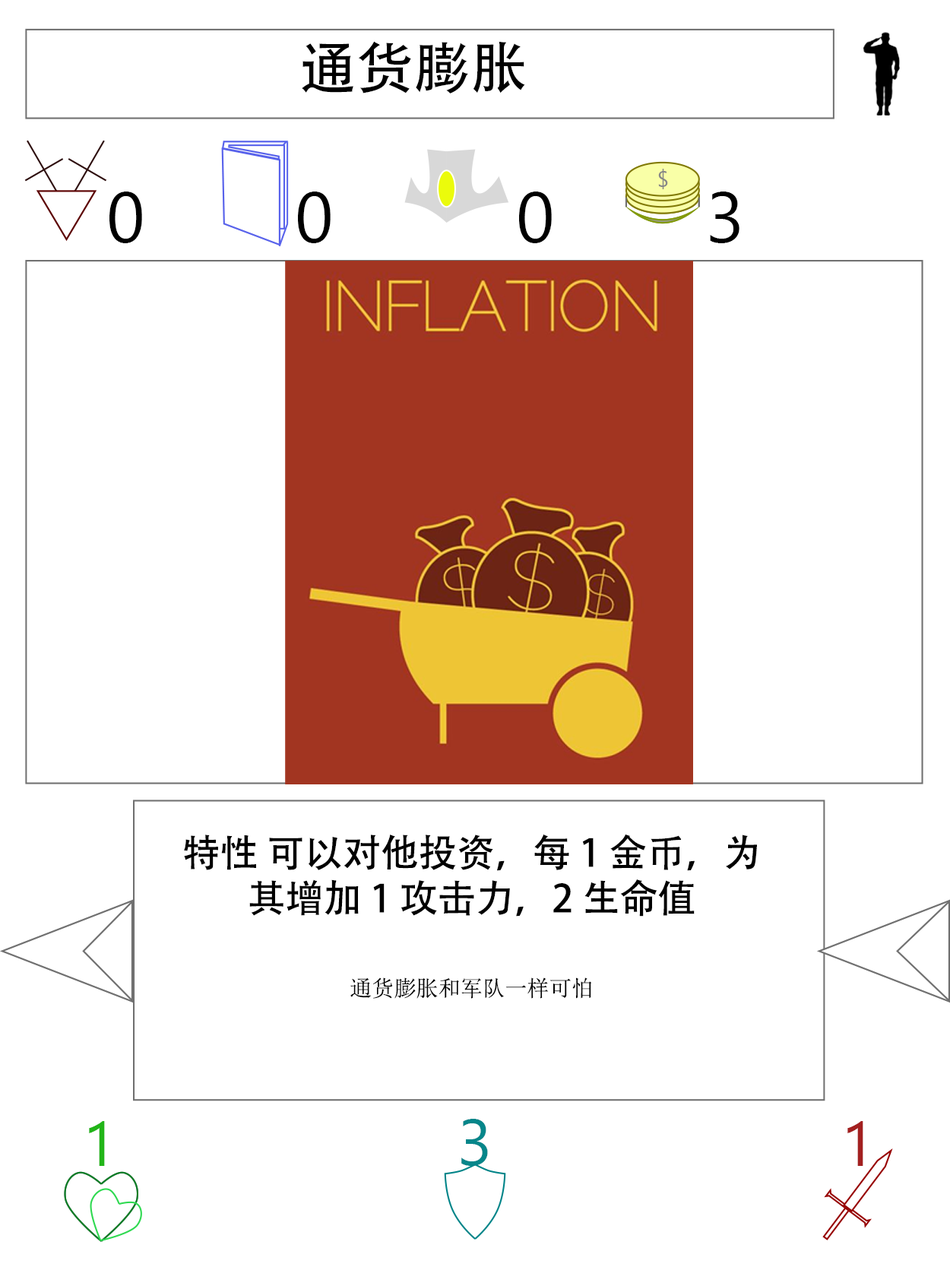
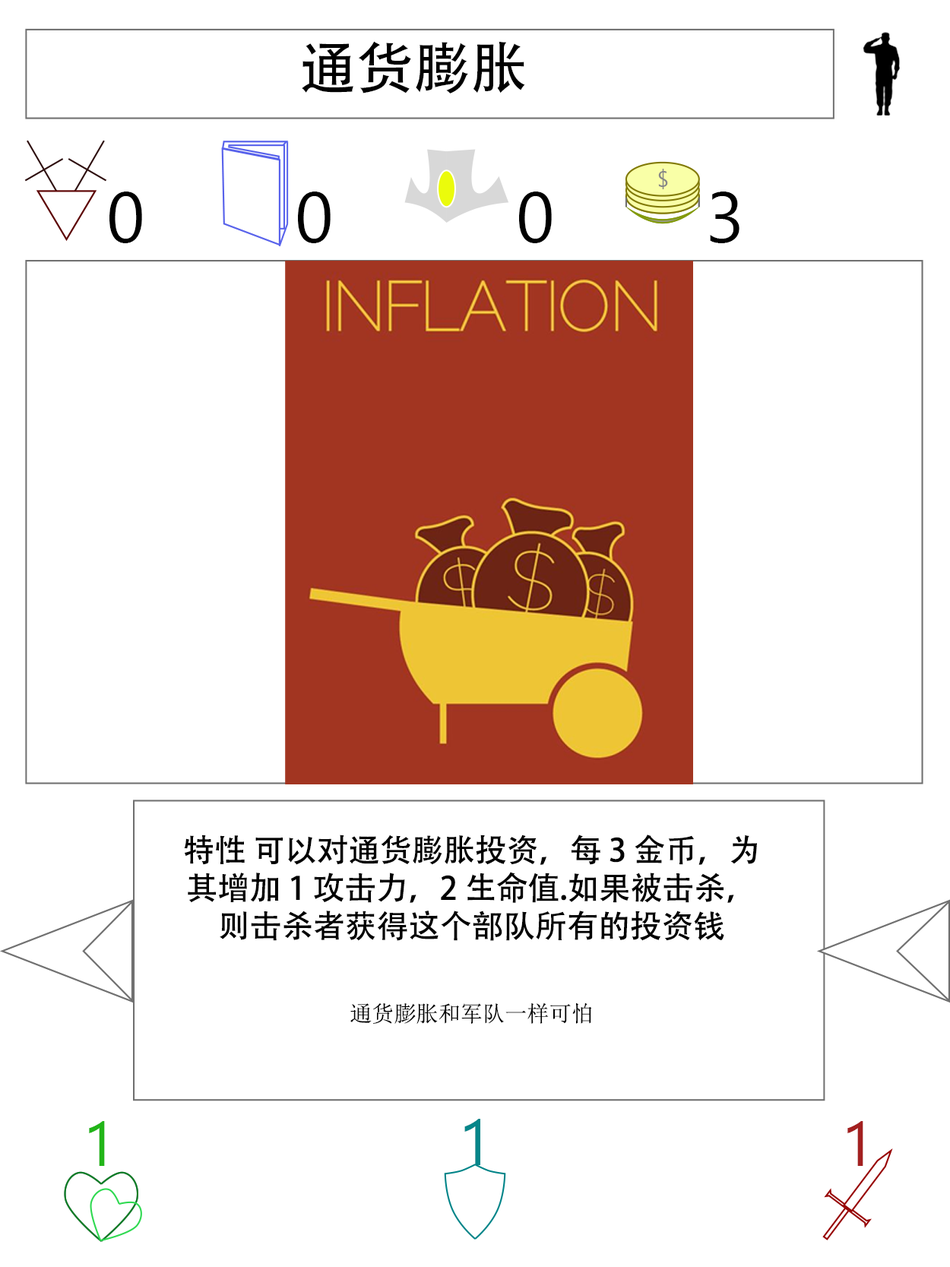
Comparing the layer stacks of the two w=950, h=1267 images. Changes:
painted on "descrpition" over [183, 833, 757, 1024]
painted on "防御力" over [461, 1118, 488, 1166]
